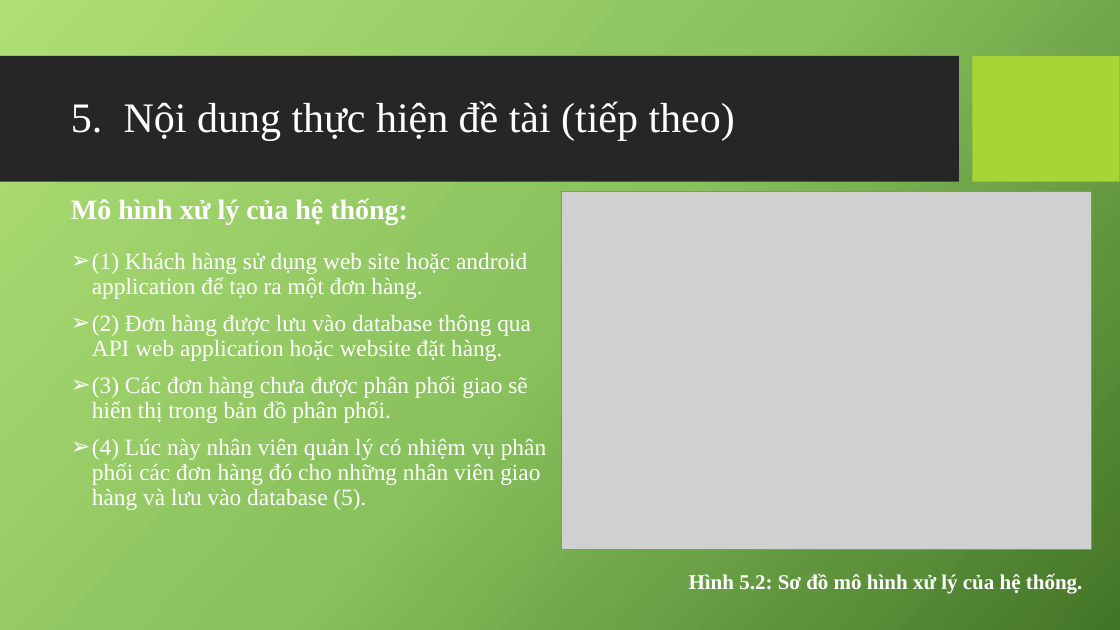
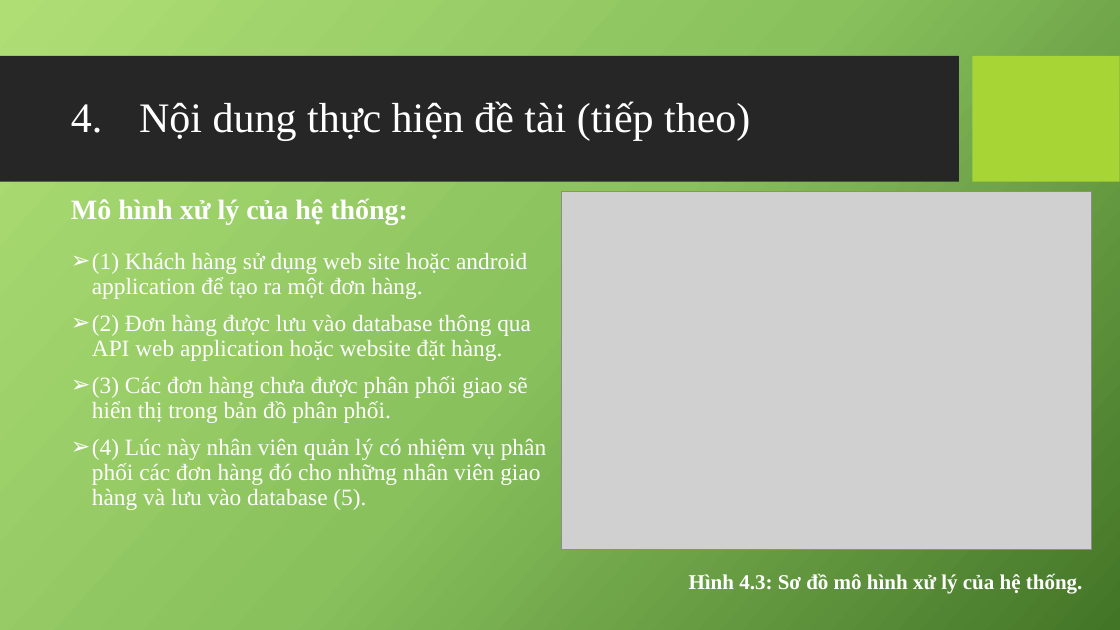
Before and after one commit to mrbadao/ordersys, a slide deck: slide 12 of 04_Documents/10520490_Khoa_Luan_Tot_Nghiep.pptx (slide 19 before the commit). Drawn at 1120x630 pixels with LibreOffice and Linux fonts; fonts in the diff are those of the drawing; grey boxes stand for pictures; background and template pictures are left out. Boxes give left, top, right and bottom in pixels: in the first picture for what was removed or moved away, otherwise in the second. Text is boxed around its words. In the diff, an @@ line names an element or a change of style, - is before the commit and + after.

```diff
--- a/04_Documents/10520490_Khoa_Luan_Tot_Nghiep.pptx
+++ b/04_Documents/10520490_Khoa_Luan_Tot_Nghiep.pptx
@@ title "Nội dung thực hiện đề ..." at [139,101,750,140]: indent changed @@
@@ text at [689,573,1083,593]: text changed @@
-Hình 5.2: Sơ đồ mô hình xử lý của hệ thống.
+Hình 4.3: Sơ đồ mô hình xử lý của hệ thống.
```
Also in this commit, not shown: 18 other slides changed, 2 slides added, 19 slides removed.
